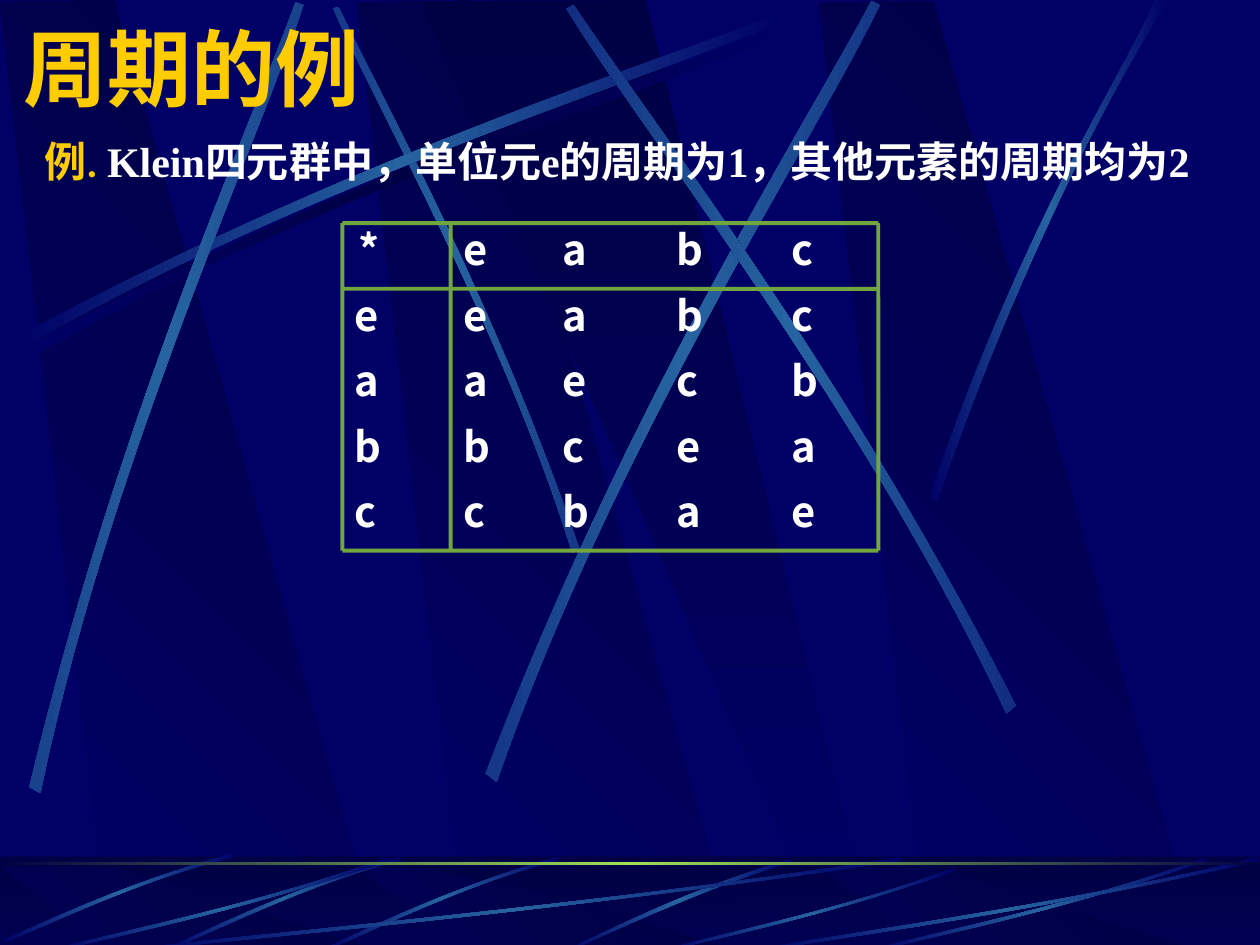
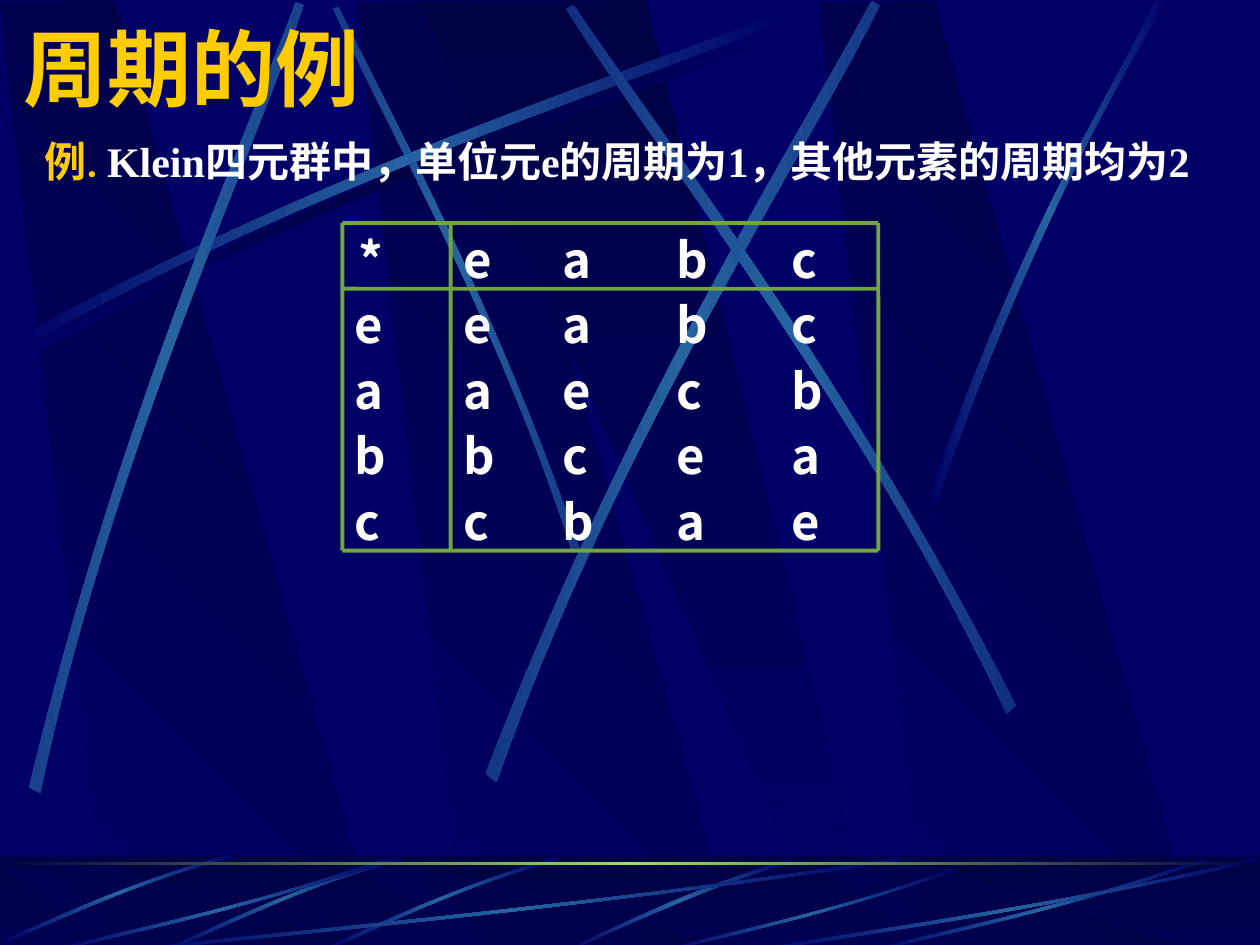
Before and after one commit to autumn529/JLU, a slide deck: slide 36 of 离散数学/课件/6.3子群及其陪集-ou.ppt. Drawn at 1260x945 pixels with LibreOffice and Linux fonts; fonts in the diff are those of the drawing. Boxes give left, top, right and bottom in pixels: in the first picture for what was removed or moved away, otherwise in the second. Text is boxed around its words. In the diff, an @@ line names an element or a change of style, - is before the commit and + after.

```diff
--- a/离散数学/课件/6.3子群及其陪集-ou.ppt
+++ b/离散数学/课件/6.3子群及其陪集-ou.ppt
@@ outline redrawn in 4 elements at [181, 5, 731, 555], [0, 0, 548, 795], [258, 0, 1110, 784], [379, 3, 1201, 716] @@
@@ size 23.8 to 28 pt; line spacing 0.9 to 1; less space between paragraphs in 25 elements at [791, 315, 817, 356], [677, 294, 709, 356], [563, 315, 592, 344], [463, 294, 491, 344], [355, 315, 383, 344], [791, 512, 819, 553], [791, 446, 820, 475], [791, 359, 823, 410], [791, 250, 817, 290], [677, 512, 706, 553], [677, 446, 705, 475], [677, 359, 703, 410], [677, 239, 709, 290], [563, 491, 595, 553], [563, 446, 589, 475], [563, 381, 591, 410], [563, 250, 592, 290], [463, 512, 489, 553], [463, 435, 495, 475], [463, 381, 492, 410], [463, 250, 491, 290], [355, 512, 381, 553], [355, 435, 387, 475], [355, 381, 384, 410], [346, 223, 446, 289] @@
```
Also in this commit, not shown: 114 other slides changed, 4 other files.
